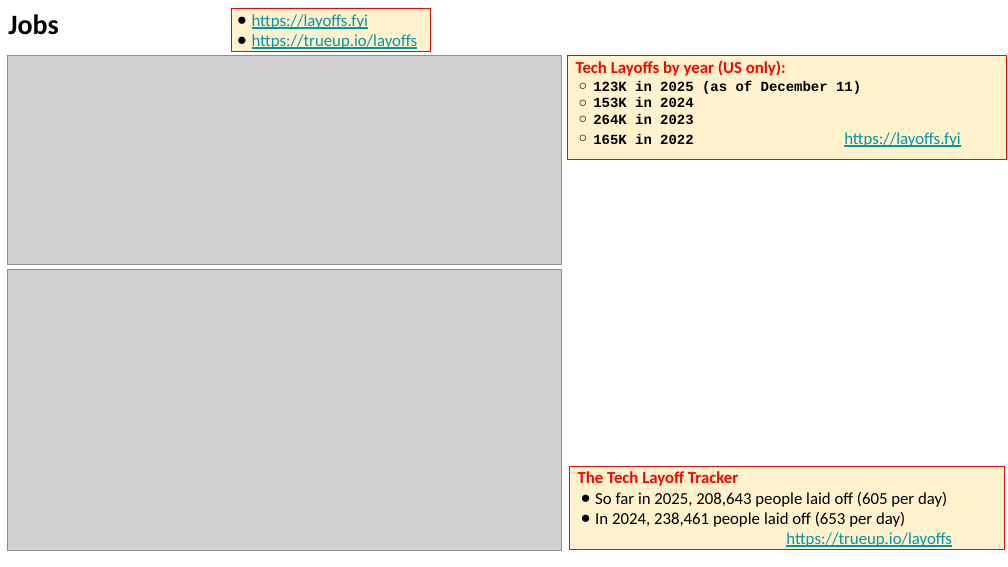
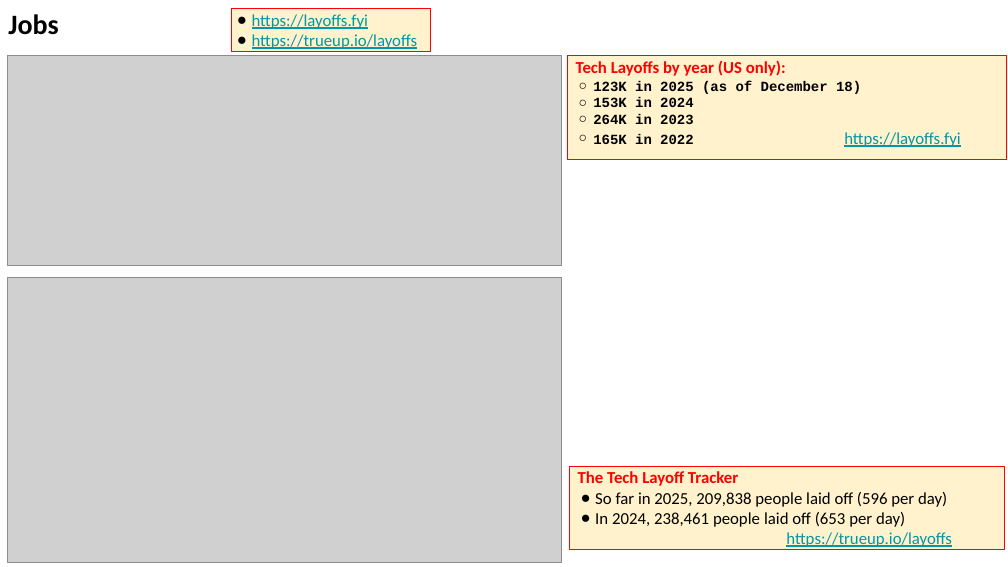
Before and after one commit to lselector/seminar, a slide deck: slide 26 of 2025/2025-12-19-AI-Updates.pptx (slide 25 before the commit). Drawn at 1008x567 pixels with LibreOffice and Linux fonts; fonts in the diff are those of the drawing; grey boxes stand for pictures. Boxes give left, top, right and bottom in pixels: in the first picture for what was removed or moved away, otherwise in the second. Text is boxed around its words. In the diff, an @@ line names an element or a change of style, - is before the commit and + after.

```diff
--- a/2025/2025-12-19-AI-Updates.pptx
+++ b/2025/2025-12-19-AI-Updates.pptx
@@ text in rectangle at bbox=[593, 80, 861, 94]: text changed @@
-  ○ 123K in 2025 (as of December 11)
+  ○ 123K in 2025 (as of December 18)
@@ picture: place and size @@
-picture at bbox=[7, 269, 561, 549]
+picture at bbox=[7, 278, 561, 562]
@@ text in rectangle at bbox=[595, 492, 947, 507]: text changed @@
-● So far in 2025, 208,643 people laid off (605 per day)
+● So far in 2025, 209,838 people laid off (596 per day)
```
Also in this commit, not shown: 13 other slides changed, 1 slide added.
